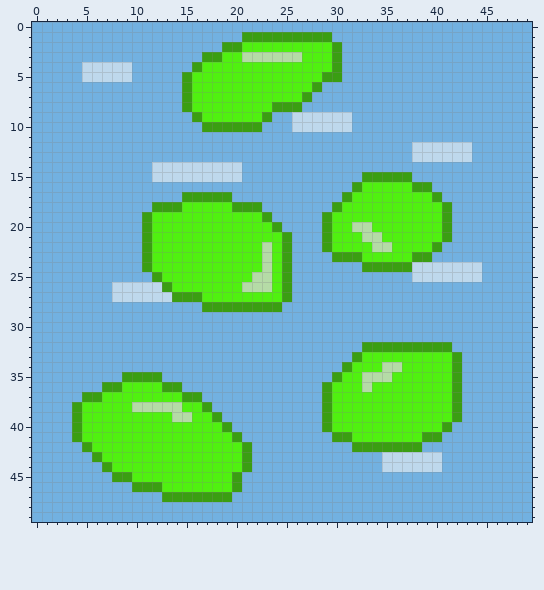
Two versions of one pixel-art sprite, data/Sprites/Blocks/Ice biome/GreenIceBlock.png. Above: the version before the commit.
The file is 50x50 pixels.
After the commit:
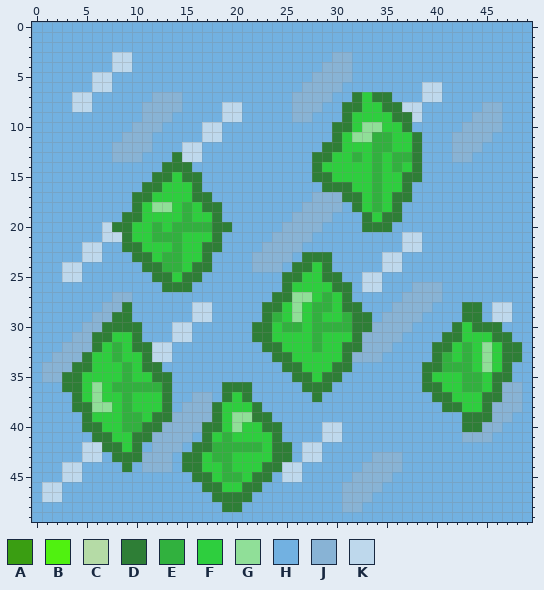
Palette (. is transparent): A #3a9e12  B #50f110  C #b5dba6  D #2e7e36  E #31b13e  F #2ece3e  G #90df98  H #72b1e1  J #88b3d5  K #bed8ec
Change:
Changed rows in their new state; - is an unchanged pixel.
first column x 1:
 1 --------------------HHHHHHHHH-------------------
 2 ------------------HHHHHHHHHHHH------------------
 3 -------KK-------HHHHHHHHHHHHHJJ-----------------
 4 ----HHH--------HHHHHHHHHHHHHJJJ-----------------
 5 ----H--HH-----HHHHHHHHHHHHHJJJJ-----------------
 6 -----KK-------HHHHHHHHHHHHJJJJ--------KK--------
 7 ---KK------JJJHHHHHHHHHHHJJJJ--DFDD---KK--------
 8 ---KK-----JJJJHHHHKKHHHHHJJJ--DDFFDDKK------JJ--
 9 ----------JJJ--HHHKKHHH--JJHHHDFFFFDDK-----JJJ--
10 ---------JJJ----KKHHHH---HHHHDDFGGFFD-----JJJJ--
11 --------JJJ-----KK-----------DFGGEEFFD---JJJJ---
12 -------JJJJ---KK------------DDFFFEEFFDHHHJJJ----
13 -------JJJ---DKK-----------DDFFEFEFEEDHHHJJ-----
14 -----------HDDDHHHHH-------DFFFFFEFEFD----------
15 -----------DDFDDHHHH-------DDFFFFEFFDD----------
16 ----------DDFFFD------------DDDFFEFFDHH---------
17 ---------DDFFFFDDHH--------JJJDDFEFDDHHH--------
18 ---------DFGGFEFDDHHHH----JJJJHDFEFDHHHHH-------
19 --------DDFFFFEFFDHHHHH--JJJJHHHDFDDHHHHH-------
20 ------KDDFFEFEEEEDDHHHHHJJJJHHHHDDDHHHHHH-------
21 ------KKDFFEEEFFFDHHHHHJJJJ-HHHHHHHHKKHHH-------
22 ----KK--DDFFFEFFDDHHHHJJJJ--HHHHHHHHKKHH--------
23 ----KK---DDFEEFFDHHHHJJJJ-DDDHHHHHKKHHH---------
24 --KK------DDEEFDDHHHHJJJHDDFD---HHKKHHHHHHHH----
25 --KK-------DDFDDHHHHHHHHDDFFDD--KK---HHHHHHH----
26 -------HHHHHDDDHHHHHHHHHDFFFFDD-KK---JJJ--------
27 -------JJHHHHHHHHHHHHHHDDGGFEFD-----JJJJ--------
28 ------JJD------KKHHHHHDDFGFEEFDD---JJJJ---DD-KK-
29 -----JJDD------KK-----DEFGFEFFEDD-JJJJ----DD-KK-
30 ----JJDDDD---KK------DDFEEFEEEEDDJJJJ----DFDDD--
31 ---JJDDFFD---KK------DDFFFFEFFFDJJJJ----DDFFFDD-
32 --JJJDFEFDDKK---------DDFFFEFFDDJJJHHHHDDFEFGFDD
33 -JJJDFFEFFDKK----------DDFFFFFDJJJHHHHHDEFEFGFDD
34 JJJDDFFFEFDD------------DDFFFDDHHHHHHHDDEEEFGFD-
35 JJDDFFFFEFFDD------------DDFDDHHHHHHHHDFFFEEFDD-
36 --DDFGFEEEEEDH----DDD-----DDDHHHHHHHHHDDFFEEFDJJ
37 ---DFGFFEFFFDHHJJ-DFD------DHHHHHHHHHHHDDFFFDDJJ
38 ---DDGGFEFFFDHJJJDFFFD------HHHHHHHHHHHHDDFFDJJJ
39 ---HDFFFEEFDDJJJJDFGGDD-----HHHHHHHHHHHHHHDDDJJ-
40 ---HDDFFEEDDJJJJDDFGFFDD----KKHHHHHHHHHHH-DDJJ--
41 ---HHDDFFDDJJJJHDFEFFFFD----KKHHHHHHHHHH--JJJ---
42 ----KKDDFDHJJJHDDEEEEEFDD-KK---HHHHHHH----------
43 ----KKHDDDJJJHDDFEEFFFFDD-KK-----JJJHHHH--------
44 --KK--HHDHJJJHDDFFEFFFDDKK------JJJJHHHH--------
45 --KK---HHHHHHHHDDFEEFDD-KK-----JJJJ-------------
46 KK-------HHHHHHHDDFFDD--------JJJJ--------------
47 KK----------HHHHHDDDD---------JJJ---------------
48 ------------------DD----------JJ----------------
Where, in picture pixels (left, top, right, bottom), the same in both pictures:
changed: (42, 32, 522, 512)
